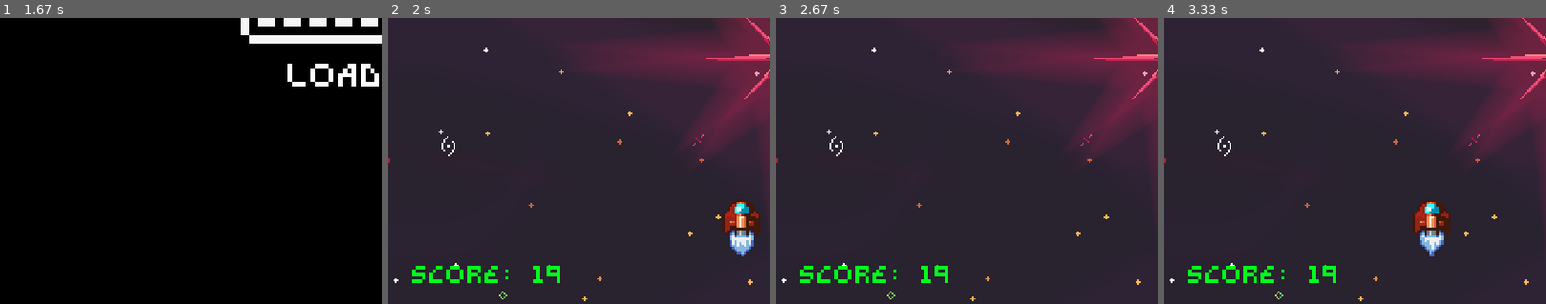
Above: before the commit, frames 1-4 (left to right).
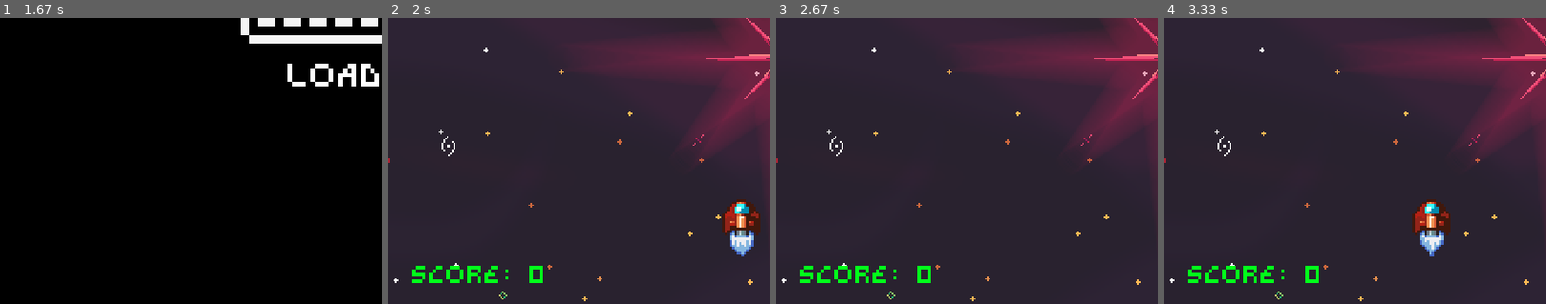
Above: after the commit, the same moments.

Repository: lwohh/Galactic-Invasion-PyGame-Project
Game: pygame game, started from assets/merged_game.py
The game is run twice, just before and just after one commit, with the same random seed, the same clock (stepped at 60 frames per second) and the same inputs.
Inputs (mouse positions are % of the whole screen's width and height, from its top left):
- Up to frame 1 (1.67 s): click (50, 50) at 0.38 s
- Up to frame 2 (2 s): no input
- Up to frame 3 (2.67 s): hold Right 2.17-2.63 s
- Up to frame 4 (3.33 s): hold Left 2.67-3.2 s; tap Space at 2.73, 3.03, 3.3 s; hold Left from 3.23 s (still down)
The pictures show only the part of the screen within x 0-50%, y 50-100%; the shares and areas given below are measured in that part.

Frame 1 is identical in both runs. In frame 2, 0.3% of the frame differs, in the area x 37-45%, y 86-93%; in frame 3, 0.3%; in frame 4, 0.3%.

Commit message:
fixed score

Diff:
--- a/assets/merged_game.py
+++ b/assets/merged_game.py
@@ -240,7 +240,7 @@
 
 
     # UI
-    score = 19
+    score = 0
     score_font = pygame.font.Font("fonts\\GravityRegular5.ttf", 18)
     score_render = score_font.render(f"Score: {str(score)}", False, (0,255,26))
 
